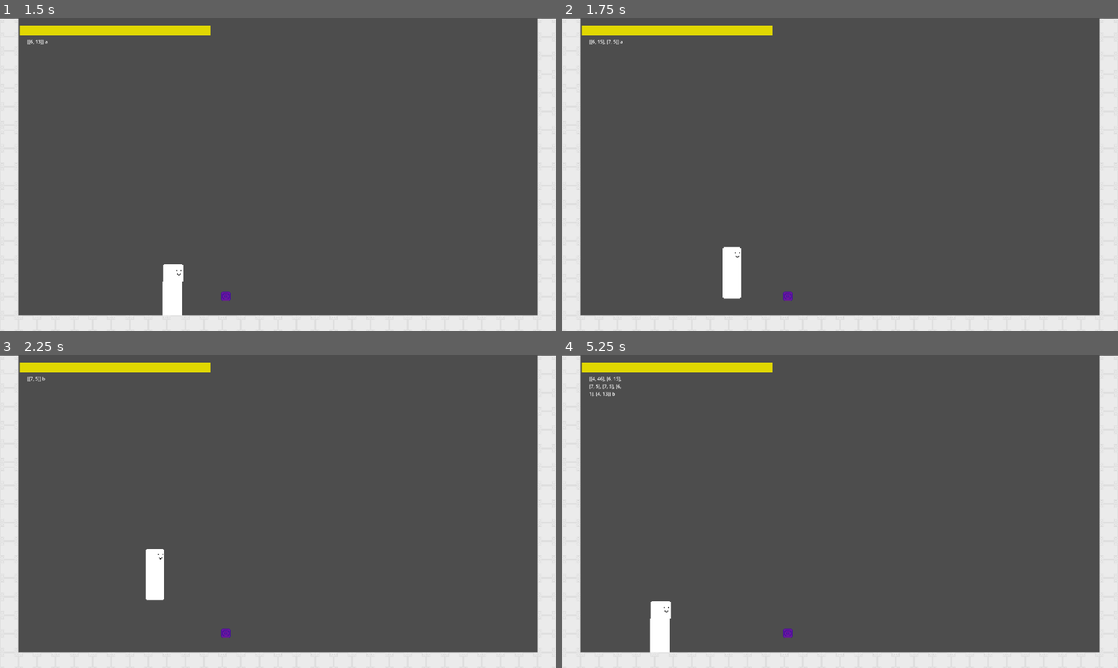
Above: before the commit, frames 1-4 (two rows, left to right).
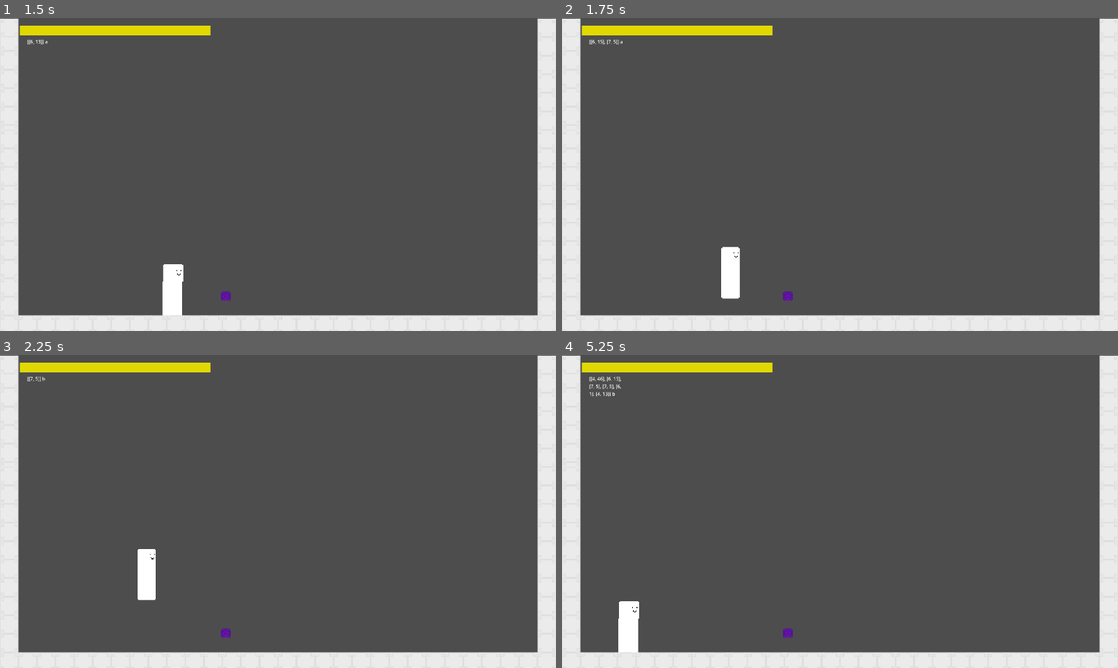
Above: after the commit, the same moments.

Repository: Mysteria0/To-Be-Name-Fighting-Game
Game: Godot game, scene res://menu.tscn
Two runs of this game, one before a commit and one after it. Both use one fixed random seed, a clock stepped at 60 frames per second and the inputs below.
Inputs:
- Up to frame 1 (1.5 s): click "Start" at 0.5 s; tap Enter at 1.25 s; hold D (move_right) from 1.28 s (still down); tap U (action_a) at 1.35 s
- Up to frame 2 (1.75 s): keep holding D (move_right); tap Q (move_leftup) at 1.52 s
- Up to frame 3 (2.25 s): keep holding D (move_right); tap I (action_b) at 2.1 s
- Up to frame 4 (5.25 s): tap Q (move_leftup) at 2.27, 3.77, 4.52 s; release D (move_right) at 2.78 s; hold A (move_left) 2.78-3.53 s; tap J (action_c) at 2.85 s; hold D (move_right) 3.53-5.03 s; tap K (action_d) at 3.6 s; tap U (action_a) at 4.35 s; hold A (move_left) from 5.03 s (still down); tap I (action_b) at 5.1 s

Frame 1 is identical in both runs. In frame 2, 0.1% of the frame differs, in the area x 28-33%, y 73-90%; in frame 3, 0.5%; in frame 4, 1.2%, in the area x 10-20%, y 78-96%.

Commit message:
Made the forward jump and backward jump the same length, as it was previously using the forward/backward walk speeds to determine the horizontal velocity, this has been fixed

Diff:
--- a/Scripts/Projectile enemy/projectile.gd
+++ b/Scripts/Projectile enemy/projectile.gd
@@ -42,6 +42,5 @@
 	projectileHits -= 1
 	if projectileHits <= 0:
 		$Sprite2D.play("Explode")
-	var i = $CollisionShape2D.basis_xform
 	%Player.Player_hit(projectileDamage,projectileHitstop,KnockbackOnGroundhit,KnockbackOnAirhit)
 	##queue_free()
--- a/Scripts/State Machine/Movement.gd
+++ b/Scripts/State Machine/Movement.gd
@@ -9,20 +9,19 @@
 
 var knockbackvector : Vector2i
 
+var Horizontaljump : int = 9000
 
 func Move_Character(input : int, delta : float, override : int = 0) -> void:
 	if input == 5:
 			parent.velocity.y += PxPerSECGravity * delta if override == 0 else override * delta
 	if input == 8 or input == 7 or input == 9:
 		parent.velocity.y = -PxPerSECJump * delta if override == 0 else -override * delta
-	if input == 4 or input == 7:
+	if input == 4:
 		parent.velocity.x = -PxPerSECBackward * delta if override == 0 else -override * delta
-		if input == 7:
-			parent.velocity.x = -PxPerSECBackward * delta * 2 if override == 0 else -override * delta * 2
-	if input == 6 or input == 9:
+	if input == 6:
 		parent.velocity.x = PxPerSECForward * delta if override == 0 else override * delta
-		if input == 9:
-			parent.velocity.x = PxPerSECForward * delta * 2 if override == 0 else override * delta * 2
+	if input == 7 or input == 9:
+		parent.velocity.x =  Horizontaljump * delta if input == 9 else -Horizontaljump * delta
 	parent.move_and_slide()
 
 func Knockback(Override : Vector2i = Vector2i(0,0)) -> void:
